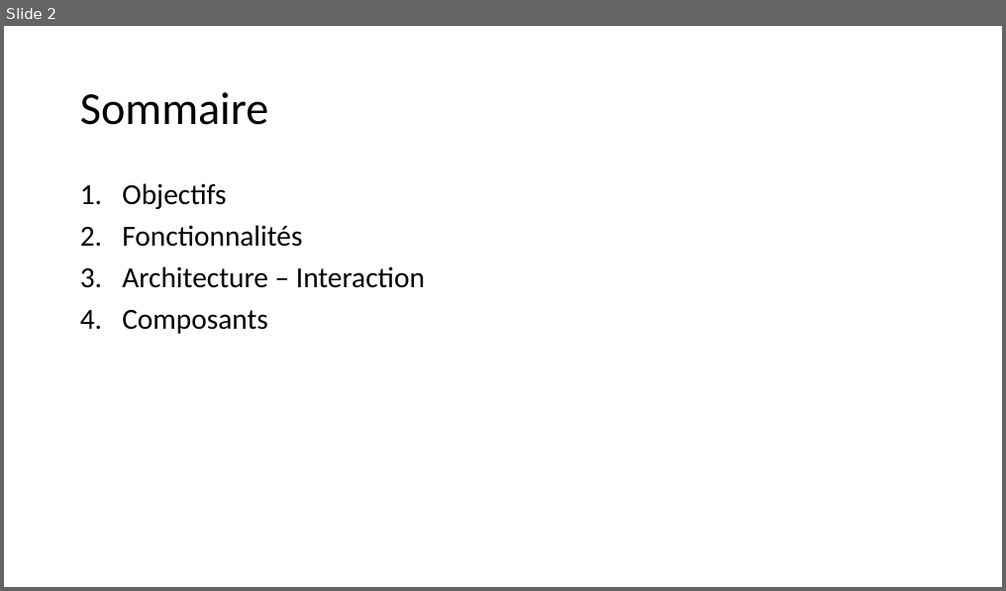
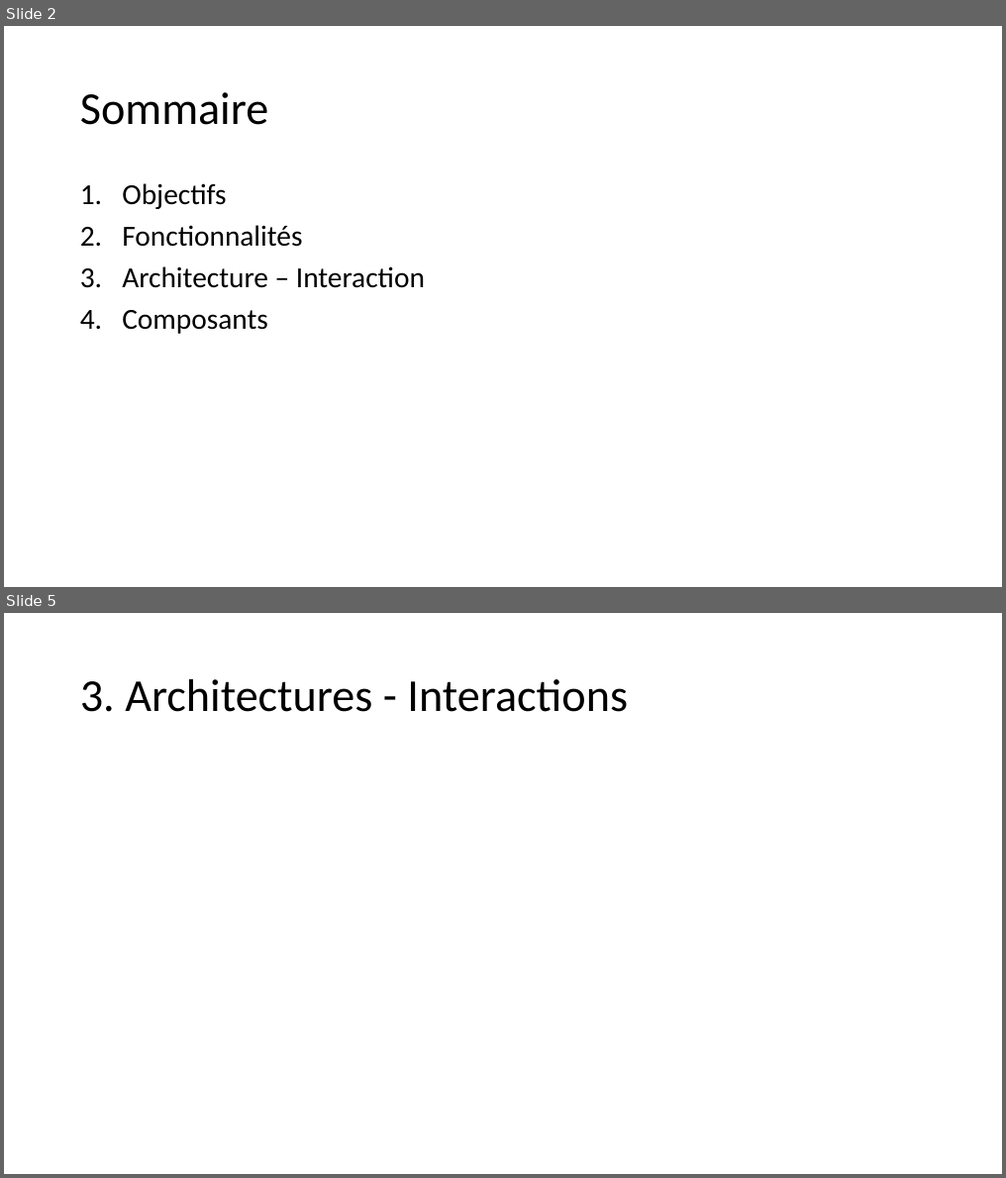
Before and after one commit to mapfra/lpiotia2022_GestionAccesBatiment, a slide deck: Gestion d’accès au batiment.pptx. Shown one above the other, each under a label of ours: slide 2 before the commit, slides 2 and 5 after it; the slides between them are not shown. The pictures are 1006x591 and 1006x1178 pixels, drawn with LibreOffice and Linux fonts; fonts in the diff are those of the drawing. Boxes give left, top, right and bottom in pixels: in the first picture for what was removed or moved away, otherwise in the second. Text is boxed around its words. In the diff, an @@ line names an element or a change of style, - is before the commit and + after.

```diff
--- a/Gestion d’accès au batiment.pptx
+++ b/Gestion d’accès au batiment.pptx
@@ slide 5 added at [4, 613, 1002, 1174], background #FFFFFF @@
@@ title added at [80, 679, 628, 712], 44 pt, text #000000 @@
+3. Architectures - Interactions
```
Also in this commit, not shown: 1 slide changed, 3 other slides added.
